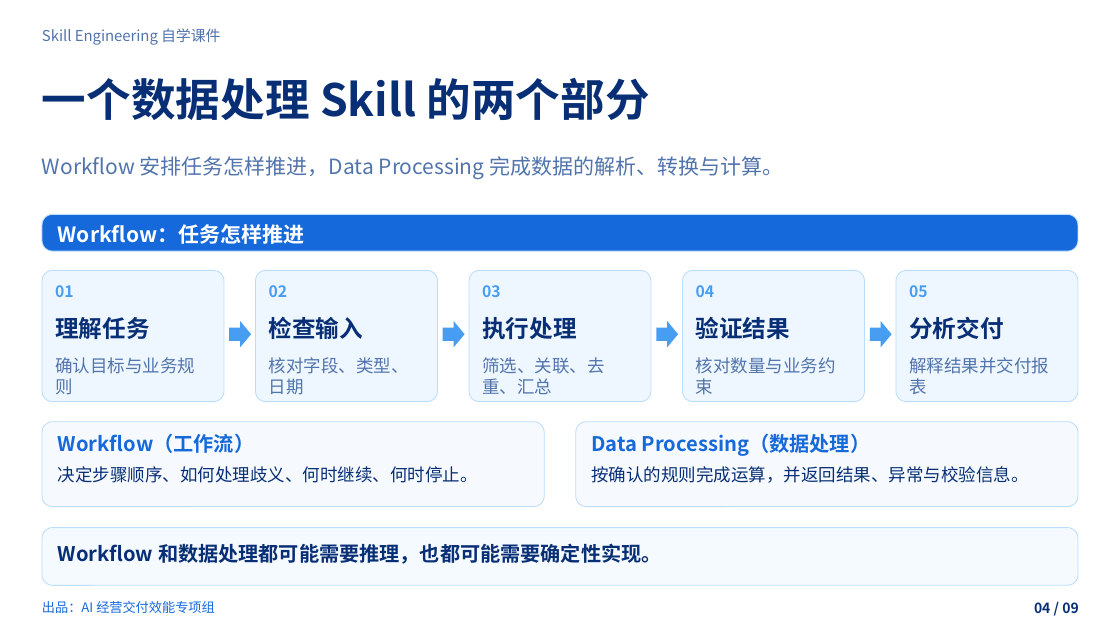
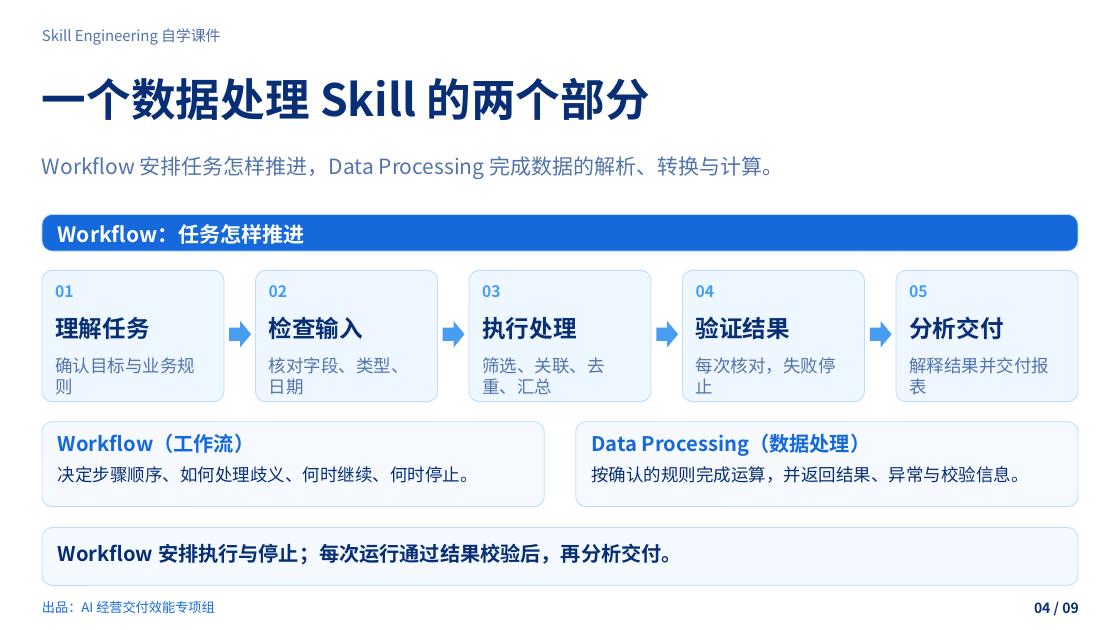
Before and after one commit to zhangjian0410/skill-engineering-guide, a slide deck: slide 4 of dist/downloads/skill-engineering.pptx. Drawn at 1120x630 pixels with LibreOffice and Linux fonts; fonts in the diff are those of the drawing; background and template pictures are left out. Boxes give left, top, right and bottom in pixels: in the first picture for what was removed or moved away, otherwise in the second. Text is boxed around its words. In the diff, an @@ line names an element or a change of style, - is before the commit and + after.

```diff
--- a/dist/downloads/skill-engineering.pptx
+++ b/dist/downloads/skill-engineering.pptx
@@ text at box(696, 357, 836, 394): text changed @@
-核对数量与业务约束
+每次核对，失败停止
@@ text at box(58, 543, 682, 565): text changed @@
-Workflow 和数据处理都可能需要推理，也都可能需要确定性实现。
+Workflow 安排执行与停止；每次运行通过结果校验后，再分析交付。
```
Also in this commit, not shown: 3 other slides changed, 26 other files.
